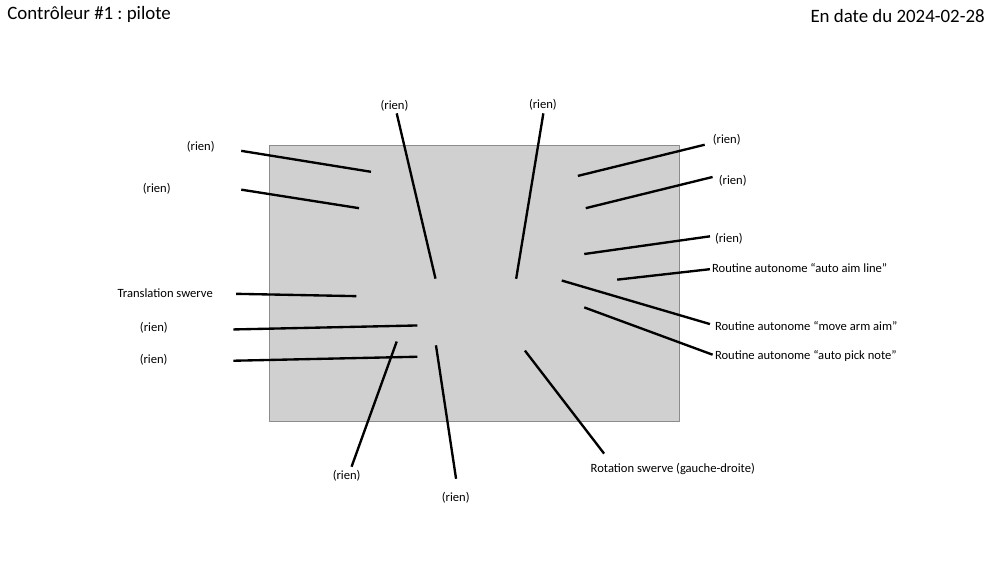
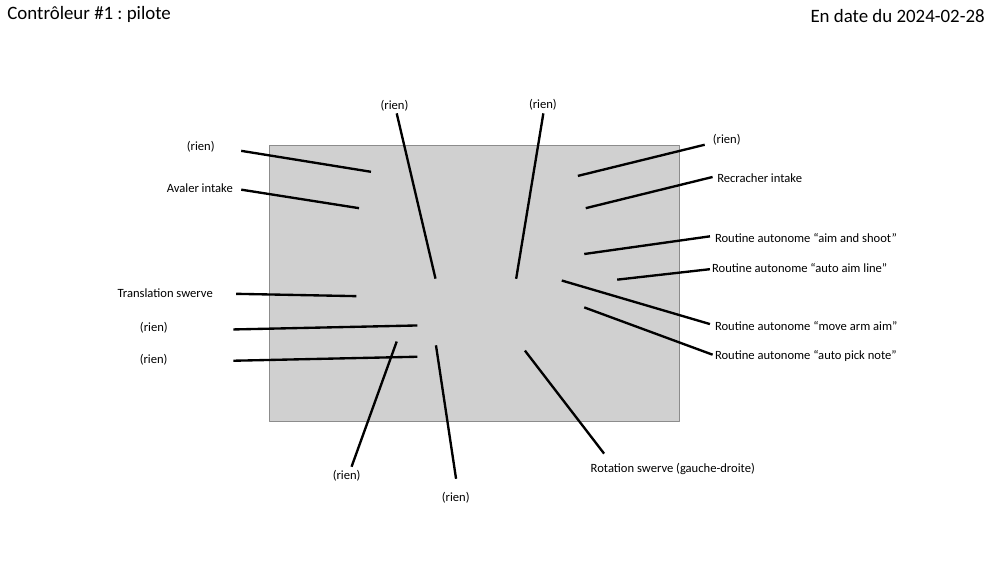
Before and after one commit to Fenix4947-2015/robot2024, a slide deck: slide 1 of contrôles robot 2024.pptx. Drawn at 1008x567 pixels with LibreOffice and Linux fonts; fonts in the diff are those of the drawing; grey boxes stand for pictures. Boxes give left, top, right and bottom in pixels: in the first picture for what was removed or moved away, otherwise in the second. Text is boxed around its words. In the diff, an @@ line names an element or a change of style, - is before the commit and + after.

```diff
--- a/contrôles robot 2024.pptx
+++ b/contrôles robot 2024.pptx
@@ text added at (717,173,802,182), 12 pt, text #000000 @@
+Recracher intake
@@ text removed at (719,175,747,186) @@
-(rien)
@@ text removed at (143,183,171,194) @@
-(rien)
@@ text added at (167,183,233,192), 12 pt, text #000000 @@
+Avaler intake
@@ text at (715,233,897,242): text changed @@
-(rien)
+Routine autonome “aim and shoot”
```
Also in this commit, not shown: 1 other slide changed, 9 other files.
